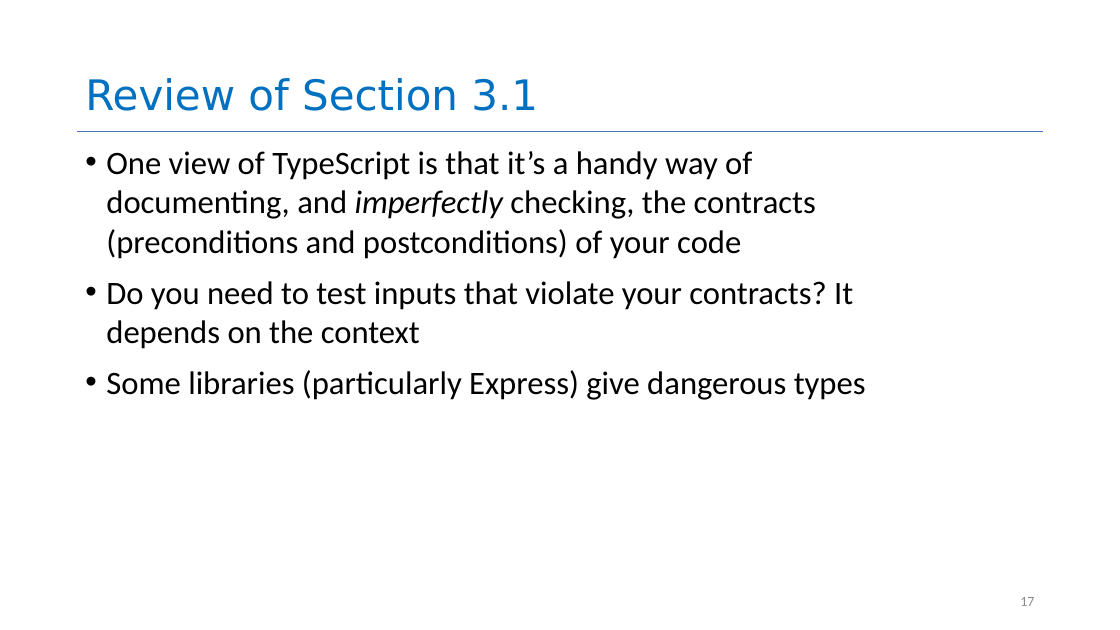
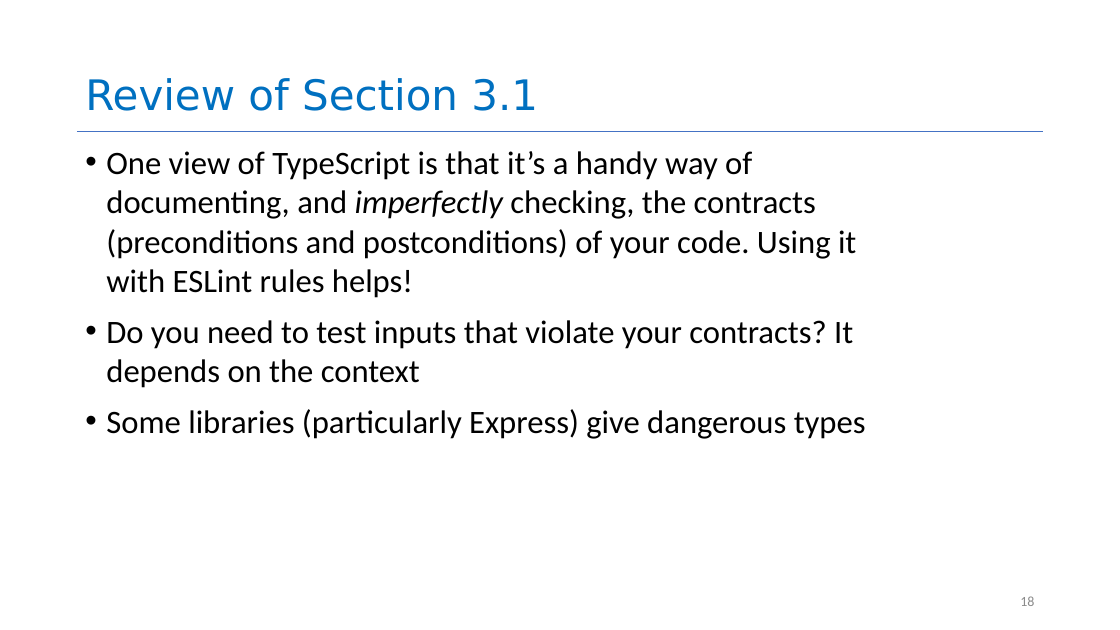
Before and after one commit to neu-se/CS4530-Fall-2026, a slide deck: slide 18 of Slides/Module 03 Unit Testing.pptx (slide 17 before the commit). Drawn at 1120x630 pixels with LibreOffice and Linux fonts; fonts in the diff are those of the drawing. Boxes give left, top, right and bottom in pixels: in the first picture for what was removed or moved away, otherwise in the second. Text is boxed around its words. In the diff, an @@ line names an element or a change of style, - is before the commit and + after.

```diff
--- a/Slides/Module 03 Unit Testing.pptx
+++ b/Slides/Module 03 Unit Testing.pptx
@@ text at bbox=[106, 151, 856, 298]: text changed @@
-• One view of TypeScript is that it’s a handy way of documenting, and imperfectly checking, the contracts (preconditions and postconditions) of your code
+• One view of TypeScript is that it’s a handy way of documenting, and imperfectly checking, the contracts (preconditions and postconditions) of your code. Using it with ESLint rules helps!
@@ page number at bbox=[1020, 596, 1034, 606]: text changed @@
-17
+18
```
Also in this commit, not shown: 7 other slides changed, 2 slides added, 1 slide removed, 1 other file.
